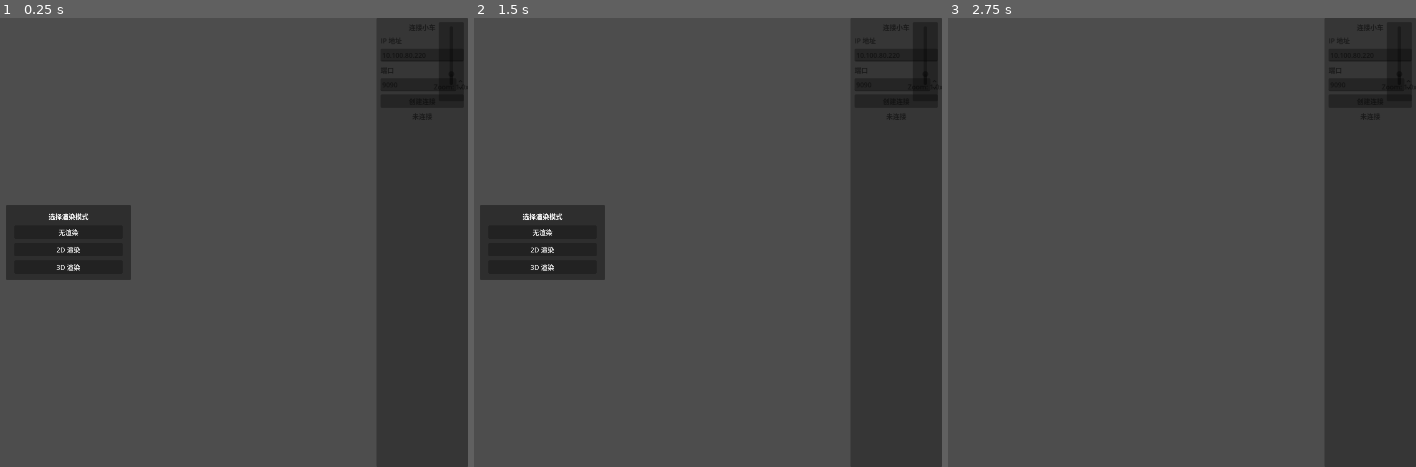
Above: before the commit, frames 1-3 (left to right).
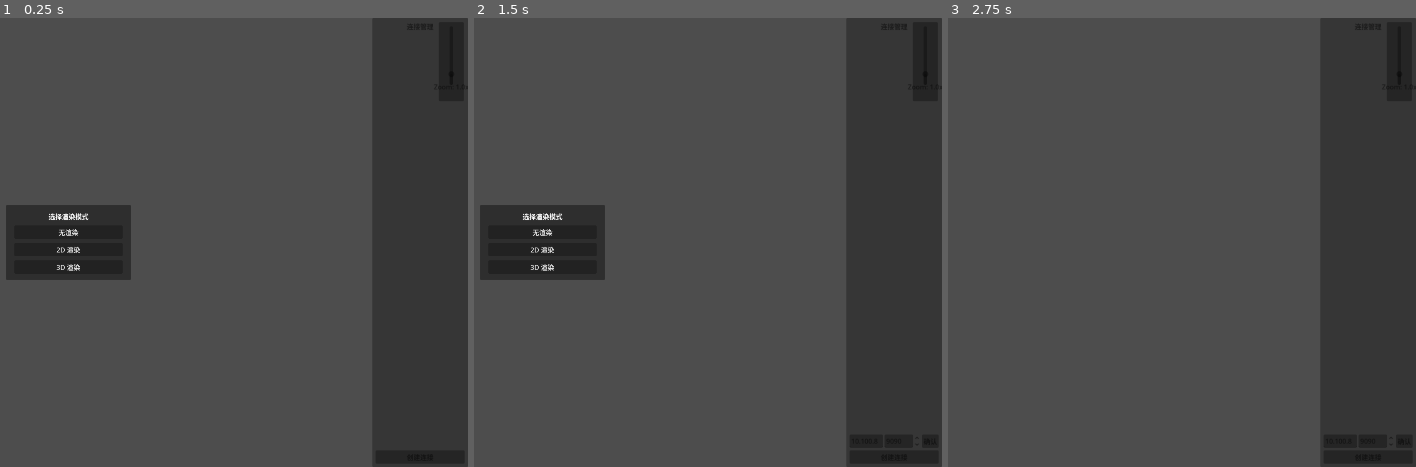
Above: after the commit, the same moments.

Repository: LYK-ce/Pictor
Game: Godot game, scene res://src/main/main.tscn
The game is run twice, just before and just after one commit, with the same random seed, the same clock (stepped at 60 frames per second) and the same inputs. The project has no main scene, so this scene is started directly.
Inputs (mouse positions are in pixels of both pictures, inside the frame that each line leads up to):
- Up to frame 1 (0.25 s): no input
- Up to frame 2 (1.5 s): click "创建连接" at 0.5 s; click (932, 440) at 1.25 s, where only the run after the commit has a clickable "确认"
- Up to frame 3 (2.75 s): click "无渲染" at 2 s

The runs differ from the first frame. In frame 1, 0.2% of the frame differs, in the area x 80-93%, y 2-100%; in frame 2, 0.3%, in the area x 80-99%, y 2-100%; in frame 3, 0.3%.
Error before the commit: Cannot call method 'instantiate' on a null value. (res://src/websocket/websocket_manager.gd:38)
Error after the commit: Cannot call method 'instantiate' on a null value. (res://src/websocket/websocket_manager.gd:42)

Commit message:
WebSocketManager: create connection dialog + list

Diff:
--- a/src/websocket/websocket_manager.gd
+++ b/src/websocket/websocket_manager.gd
@@ -2,57 +2,88 @@
 ## Present by KeJi
 ## Date: 2026-06-18
 ##
-## WebSocketManager — 连接管理 UI + WebSocketClient 生命周期
+## WebSocketManager — 管理多个 WebSocket 连接
+## 点击"创建连接" → 输入 IP/端口 → 新建 WebSocketClient
 
 @export var ws_client_scene: PackedScene
 
-@onready var _ip_input := $Panel/VBoxContainer/IP as LineEdit
-@onready var _port_input := $Panel/VBoxContainer/Port as SpinBox
-@onready var _btn := $Panel/VBoxContainer/Btn as Button
-@onready var _status := $Panel/VBoxContainer/Status as Label
+@onready var _list := $Panel/VBoxContainer/Scroll/List as VBoxContainer
+@onready var _btn_create := $Panel/VBoxContainer/BtnCreate as Button
+@onready var _input_ip := $Panel/VBoxContainer/InputRow/IP as LineEdit
+@onready var _input_port := $Panel/VBoxContainer/InputRow/Port as SpinBox
+@onready var _btn_confirm := $Panel/VBoxContainer/InputRow/BtnConfirm as Button
+@onready var _input_row := $Panel/VBoxContainer/InputRow as HBoxContainer
 
-var _ws_client: Node = null
-var _connected := false
+var _connections: Array = []  # [{ws: Node, label: Label, btn: Button}]
 
 
 func _ready() -> void:
-	_ip_input.text = "10.100.80.220"
-	_port_input.value = 9090
-	_status.text = "未连接"
-	_btn.text = "创建连接"
-	_btn.pressed.connect(_toggle)
+	_btn_create.pressed.connect(_show_input)
+	_btn_confirm.pressed.connect(_create_connection)
+	_input_row.hide()
 
 
-func _toggle() -> void:
-	if _connected:
-		_disconnect()
-	else:
-		_connect()
+func _show_input() -> void:
+	_input_row.show()
+	_input_ip.text = "10.100.80.220"
+	_input_port.value = 9090
+	_input_ip.grab_focus()
 
 
-func _connect() -> void:
-	var ip := _ip_input.text.strip_edges()
-	var port: int = int(_port_input.value)
+func _create_connection() -> void:
+	var ip := _input_ip.text.strip_edges()
+	var port: int = int(_input_port.value)
+	if ip.is_empty():
+		return
+
 	var url := "ws://%s:%d" % [ip, port]
 
-	_ws_client = ws_client_scene.instantiate()
-	_ws_client.name = "WebSocketClient"
-	_ws_client.set("_url", url)
-	get_parent().add_child(_ws_client)
+	# 创建 WebSocketClient
+	var ws: Node = ws_client_scene.instantiate()
+	ws.name = "WS-%s:%d" % [ip, port]
+	ws.set("_url", url)
+	add_child(ws)
 
-	_connected = true
-	_status.text = "已连接"
-	_btn.text = "断开"
-	_ip_input.editable = false
-	_port_input.editable = false
+	# 添加行到列表
+	var row := HBoxContainer.new()
+	var label := Label.new()
+	label.text = "%s:%d — 连接中" % [ip, port]
+	label.size_flags_horizontal = Control.SIZE_EXPAND_FILL
+	row.add_child(label)
+
+	var btn := Button.new()
+	btn.text = "断开"
+	btn.pressed.connect(func():
+		ws.queue_free()
+		row.queue_free()
+	)
+	row.add_child(btn)
+
+	_list.add_child(row)
+	_connections.append({"ws": ws, "label": label, "btn": btn})
+
+	# 更新状态
+	_check_status(label, ws)
+
+	_input_ip.text = ""
+	_input_row.hide()
 
 
-func _disconnect() -> void:
-	if _ws_client:
-		_ws_client.queue_free()
-		_ws_client = null
-	_connected = false
-	_status.text = "未连接"
-	_btn.text = "创建连接"
-	_ip_input.editable = true
-	_port_input.editable = true
+func _process(_delta: float) -> void:
+	for conn in _connections:
+		var ws: Node = conn.ws
+		if not is_instance_valid(ws):
+			continue
+		var label: Label = conn.label
+		var btn: Button = conn.btn
+		_check_status(label, ws)
+		if label.text.begins_with("已连接"):
+			btn.hide()
+
+
+func _check_status(label: Label, ws: Node) -> void:
+	var state = ws.get("_state") if ws.get("_state") != null else 0
+	match state:
+		2:  label.text = label.text.replace("连接中", "已连接").replace("未连接", "已连接")
+		1:  label.text = label.text.replace("已连接", "连接中").replace("未连接", "连接中")
+		_:  pass
--- a/src/websocket/websocket_manager.tscn
+++ b/src/websocket/websocket_manager.tscn
@@ -9,7 +9,7 @@
 anchor_bottom = 1.0
 anchor_left = 1.0
 anchor_right = 1.0
-offset_left = -220.0
+offset_left = -230.0
 grow_horizontal = 0
 script = ExtResource("1_mgr")
 
@@ -25,40 +25,43 @@
 anchors_preset = 15
 anchor_right = 1.0
 anchor_bottom = 1.0
-offset_left = 10.0
-offset_top = 10.0
-offset_right = -10.0
-offset_bottom = -10.0
-theme_override_constants/separation = 8
+offset_left = 8.0
+offset_top = 8.0
+offset_right = -8.0
+offset_bottom = -8.0
+theme_override_constants/separation = 6
 
 [node name="Title" type="Label" parent="Panel/VBoxContainer"]
 layout_mode = 2
-text = "连接小车"
+text = "连接管理"
 horizontal_alignment = 1
 
-[node name="IPLabel" type="Label" parent="Panel/VBoxContainer"]
+[node name="Scroll" type="ScrollContainer" parent="Panel/VBoxContainer"]
 layout_mode = 2
-text = "IP 地址"
+size_flags_vertical = 3
 
-[node name="IP" type="LineEdit" parent="Panel/VBoxContainer"]
+[node name="List" type="VBoxContainer" parent="Panel/VBoxContainer/Scroll"]
 layout_mode = 2
-text = "10.100.80.220"
 
-[node name="PortLabel" type="Label" parent="Panel/VBoxContainer"]
+[node name="InputRow" type="HBoxContainer" parent="Panel/VBoxContainer"]
 layout_mode = 2
-text = "端口"
+theme_override_constants/separation = 4
 
-[node name="Port" type="SpinBox" parent="Panel/VBoxContainer"]
+[node name="IP" type="LineEdit" parent="Panel/VBoxContainer/InputRow"]
+layout_mode = 2
+size_flags_horizontal = 3
+placeholder_text = "IP"
+
+[node name="Port" type="SpinBox" parent="Panel/VBoxContainer/InputRow"]
 layout_mode = 2
 min_value = 1.0
 max_value = 65535.0
 value = 9090.0
 
-[node name="Btn" type="Button" parent="Panel/VBoxContainer"]
+[node name="BtnConfirm" type="Button" parent="Panel/VBoxContainer/InputRow"]
 layout_mode = 2
-text = "连接"
+text = "确认"
 
-[node name="Status" type="Label" parent="Panel/VBoxContainer"]
+[node name="BtnCreate" type="Button" parent="Panel/VBoxContainer"]
 layout_mode = 2
-text = "未连接"
-horizontal_alignment = 1
+text = "创建连接"
